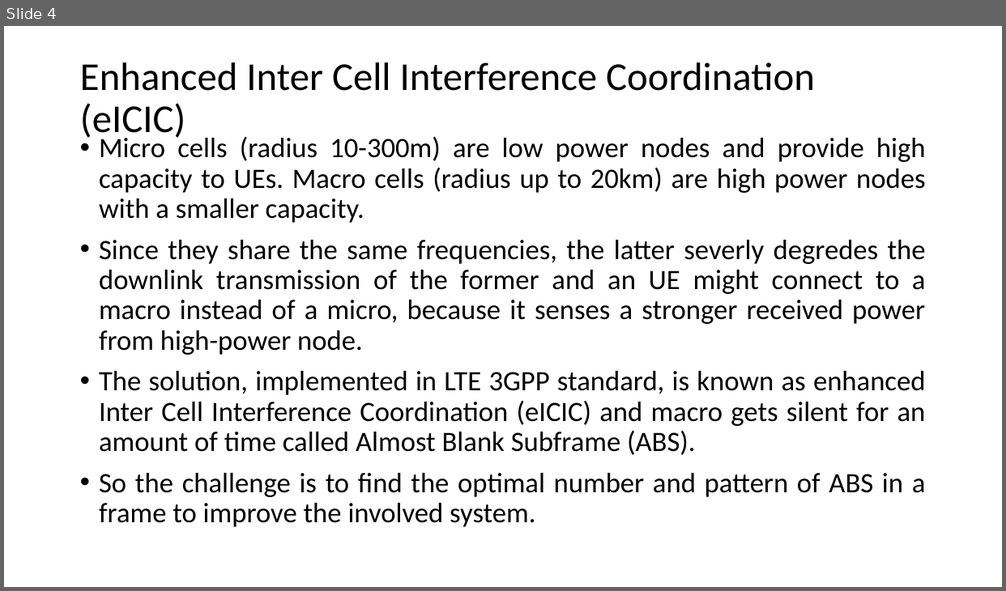
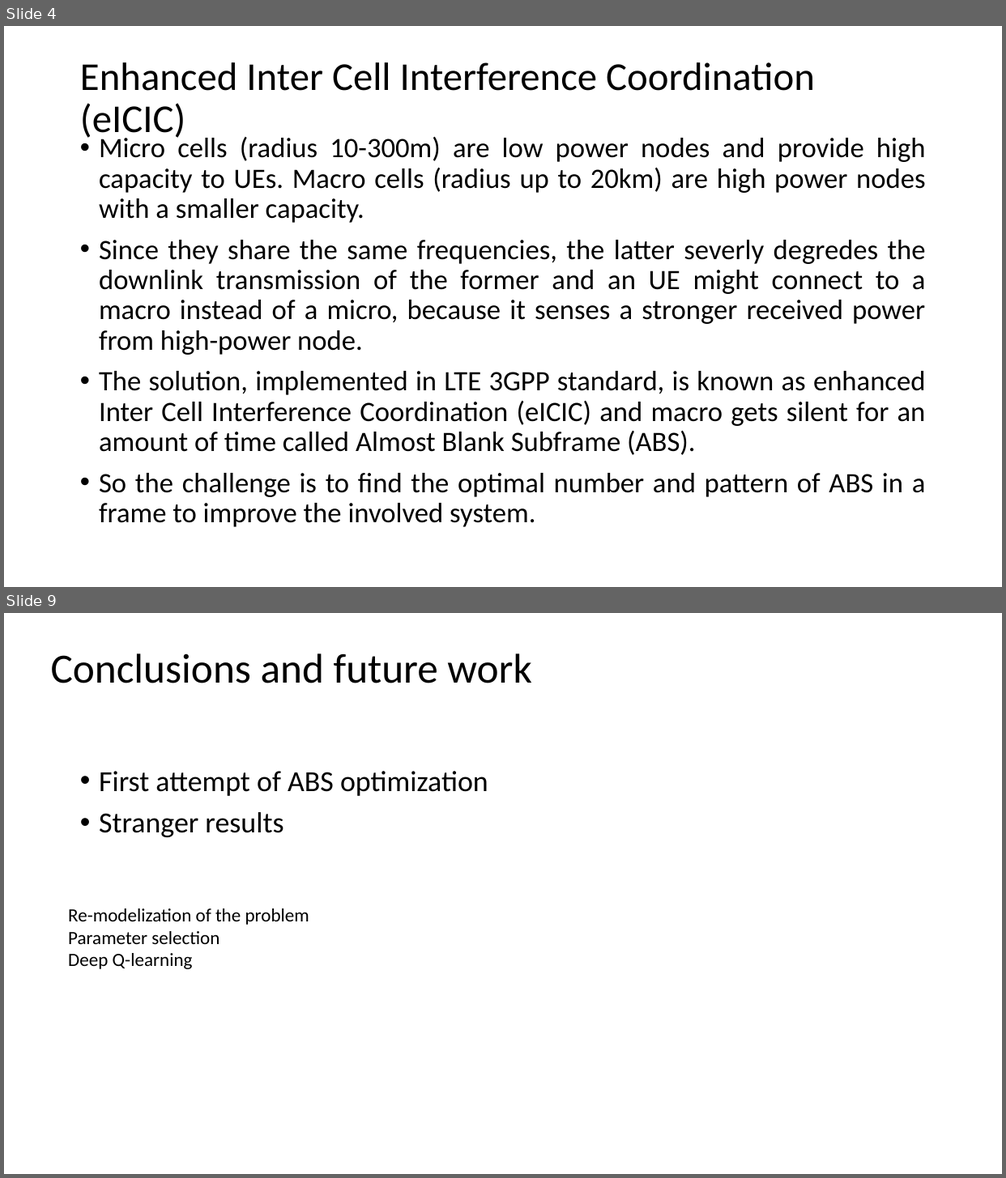
Before and after one commit to marcantonio14/Latex-writing, a slide deck: Self-Organizing Networks in LTE.pptx. Shown one above the other, each under a label of ours: slide 4 before the commit, slides 4 and 9 after it; the slides between them are not shown. The pictures are 1006x591 and 1006x1178 pixels, drawn with LibreOffice and Linux fonts; fonts in the diff are those of the drawing. Boxes give left, top, right and bottom in pixels: in the first picture for what was removed or moved away, otherwise in the second. Text is boxed around its words. In the diff, an @@ line names an element or a change of style, - is before the commit and + after.

```diff
--- a/Self-Organizing Networks in LTE.pptx
+++ b/Self-Organizing Networks in LTE.pptx
@@ slide 9 added at [4, 613, 1002, 1174], background #FFFFFF @@
@@ title added at [51, 653, 531, 683], 40 pt, text #000000 @@
+Conclusions and future work
@@ text added at [99, 771, 488, 837], 28 pt, text #000000 @@
+• First attempt of ABS optimization
+• Stranger results
@@ text added at [68, 909, 309, 969], 18 pt, text #000000 @@
+Re-modelization of the problem
+Parameter selection
+Deep Q-learning
```
Also in this commit, not shown: 4 other slides added, 1 other file.
